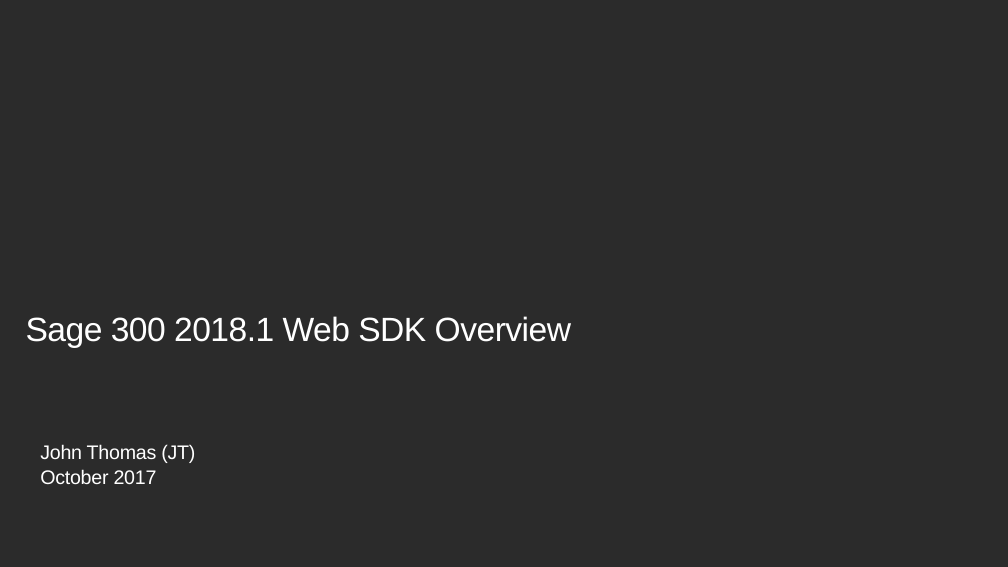
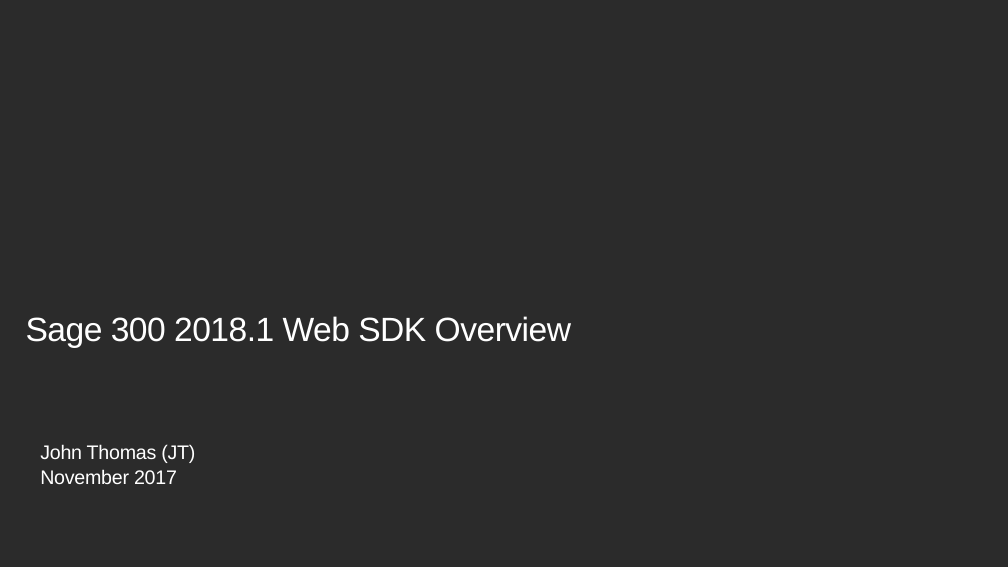
Before and after one commit to SageNADev/Sage300-SDK, a slide deck: slide 1 of docs/presentations/Sage300SDK_2018.1WebSDKOverview.pptx. Drawn at 1008x567 pixels with LibreOffice and Linux fonts; fonts in the diff are those of the drawing; background and template pictures are left out; a plain dark background stands for a picture behind light text. Boxes give left, top, right and bottom in pixels: in the first picture for what was removed or moved away, otherwise in the second. Text is boxed around its words. In the diff, an @@ line names an element or a change of style, - is before the commit and + after.

```diff
--- a/docs/presentations/Sage300SDK_2018.1WebSDKOverview.pptx
+++ b/docs/presentations/Sage300SDK_2018.1WebSDKOverview.pptx
@@ subtitle at <box>40,469,177,484</box>: text changed @@
-October 2017
+November 2017
```
Also in this commit, not shown: 3 other slides changed, 8 slides added, 1 other file.
